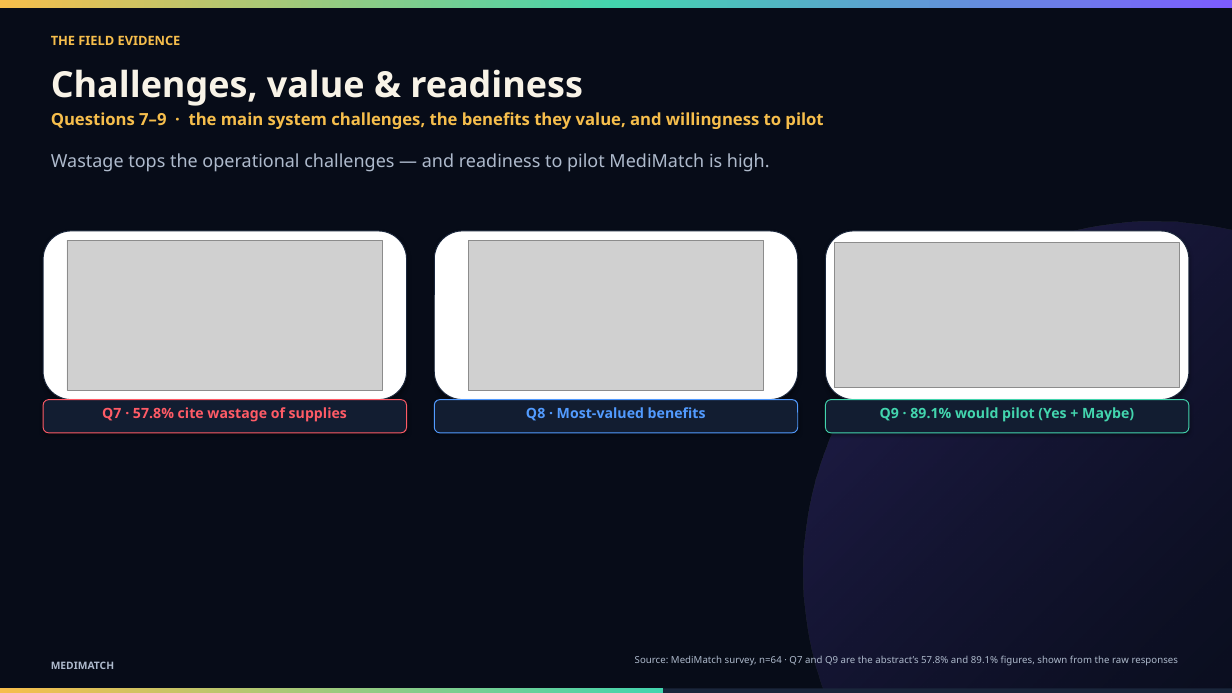
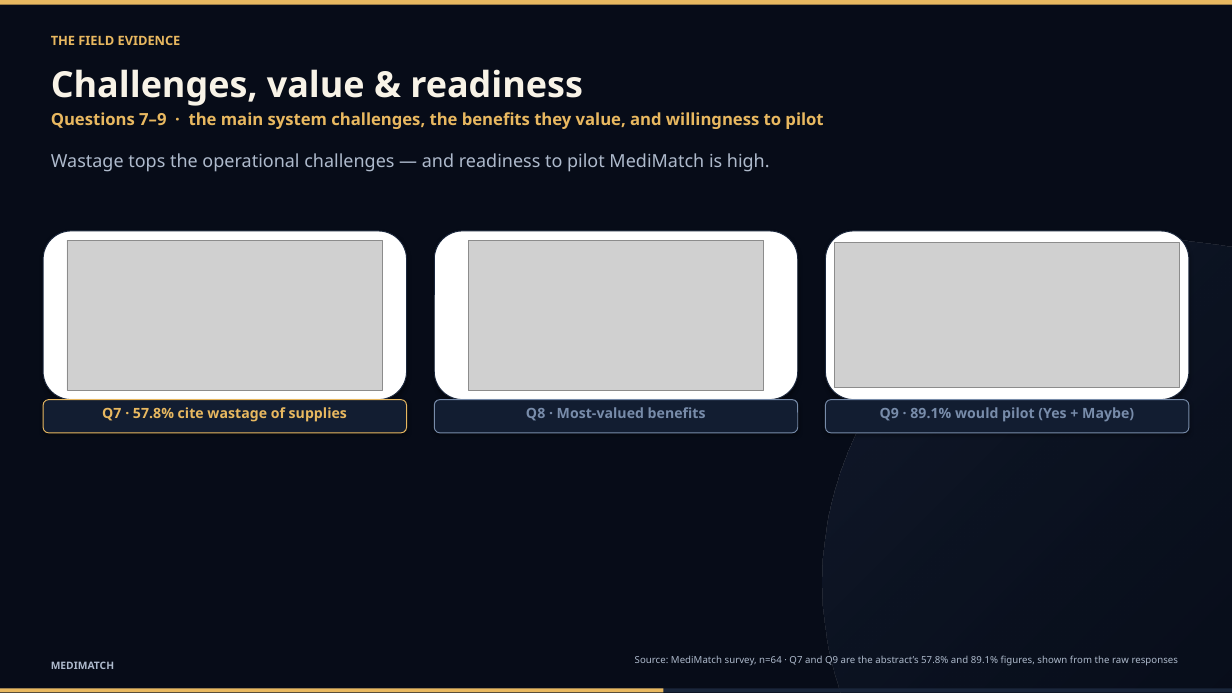
Before and after one commit to lesnargitonga/MediMatch, a slide deck: slide 7 of presentation/MediMatch_Conference_Deck.pptx. Drawn at 1232x693 pixels with LibreOffice and Linux fonts; fonts in the diff are those of the drawing; grey boxes stand for pictures. Boxes give left, top, right and bottom in pixels: in the first picture for what was removed or moved away, otherwise in the second. Text is boxed around its words. In the diff, an @@ line names an element or a change of style, - is before the commit and + after.

```diff
--- a/presentation/MediMatch_Conference_Deck.pptx
+++ b/presentation/MediMatch_Conference_Deck.pptx
@@ rectangle at box(0, 0, 1232, 5): fill gradient #F6BE4C to #43D5AE to #7C5CFF to #E8B860 @@
@@ text "THE FIELD EVIDENCE" at box(51, 35, 181, 45): text colour #F6BE4C to #E8B860 @@
@@ text "Questions 7–9 · the main ..." at box(51, 112, 823, 129): text colour #F6BE4C to #E8B860 @@
@@ ellipse: place and size @@
-ellipse at box(804, 222, 1232, 693)
+ellipse at box(823, 240, 1232, 693)
@@ ellipse at box(823, 240, 1232, 693): fill gradient #7C5CFF to #070C18 to gradient #1A263C to #070C18 @@
@@ rounded rectangle at box(43, 400, 407, 433): outline #FF5B66 0.75 pt to #E8B860 0.75 pt @@
@@ text "Q7 · 57.8% cite wastage ..." at box(102, 407, 347, 422): text colour #FF5B66 to #E8B860 @@
@@ rounded rectangle at box(434, 400, 798, 433): outline #529BFF 0.75 pt to #788CAA 0.75 pt @@
@@ text "Q8 · Most-valued benefits" at box(526, 407, 706, 421): text colour #529BFF to #788CAA @@
@@ rounded rectangle at box(825, 400, 1189, 433): outline #43D5AE 0.75 pt to #788CAA 0.75 pt @@
@@ text "Q9 · 89.1% would pilot ..." at box(880, 407, 1134, 422): text colour #43D5AE to #788CAA @@
@@ rectangle at box(0, 689, 664, 692): fill gradient #F6BE4C to #43D5AE to #E8B860 @@
```
Also in this commit, not shown: 12 other slides changed, 2 other files.
